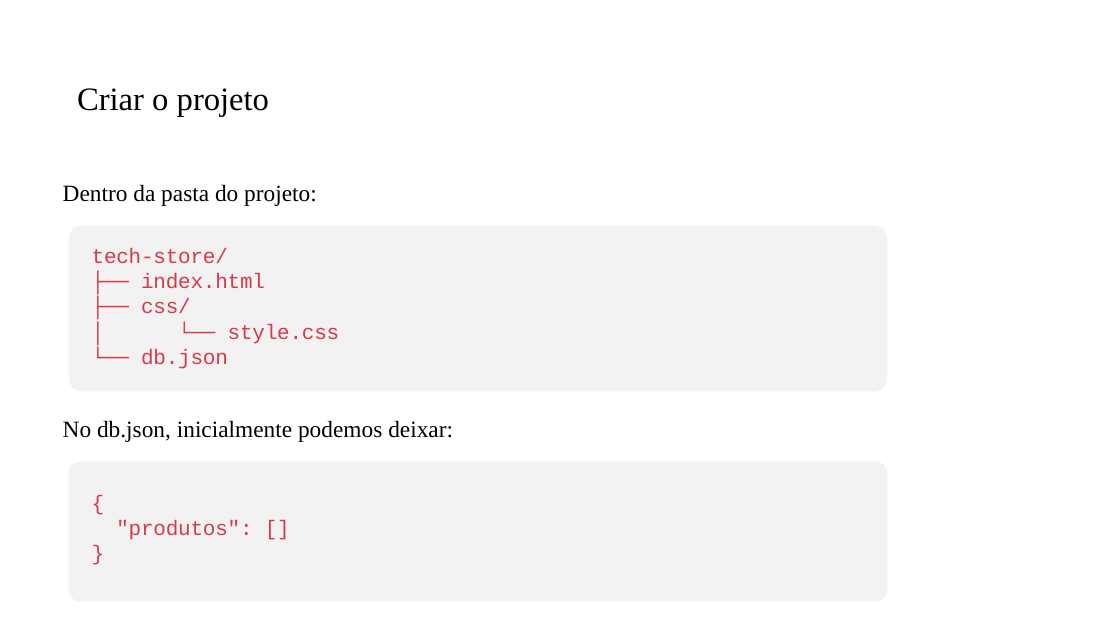
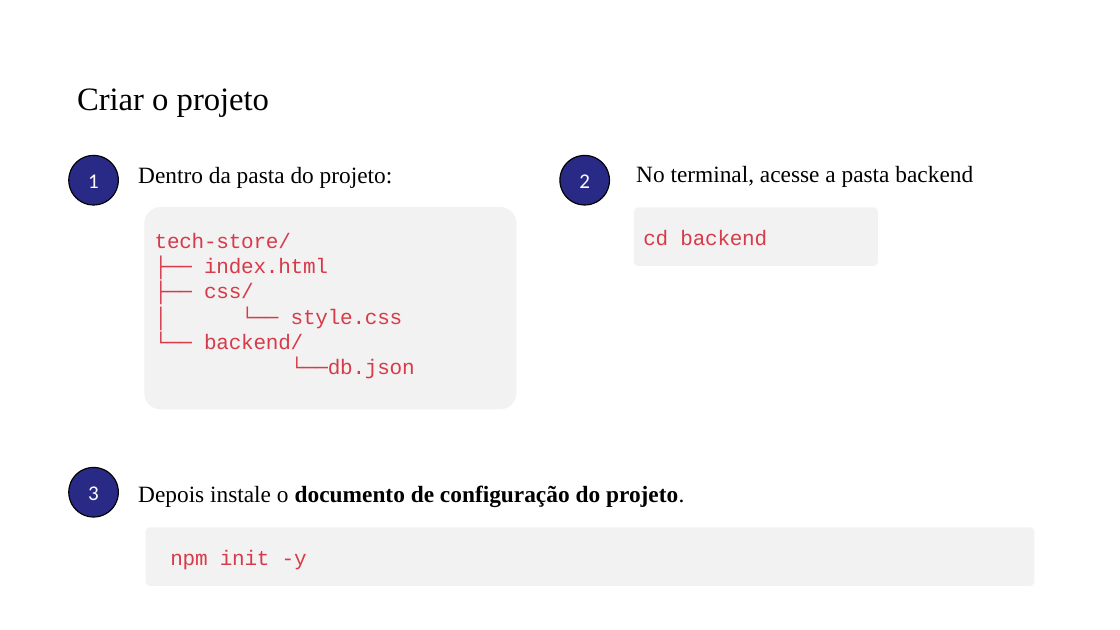
Before and after one commit to PedroMiho/UMC, a slide deck: slide 10 of SI/Programação para Internet/Módulo 2 - JavaScript/Aula03 - Implementado o CRUD/Implementando CRUD.pptx. Drawn at 1120x630 pixels with LibreOffice and Linux fonts; fonts in the diff are those of the drawing; background and template pictures are left out. Boxes give left, top, right and bottom in pixels: in the first picture for what was removed or moved away, otherwise in the second. Text is boxed around its words. In the diff, an @@ line names an element or a change of style, - is before the commit and + after.

```diff
--- a/SI/Programação para Internet/Módulo 2 - JavaScript/Aula03 - Implementado o CRUD/Implementando CRUD.pptx
+++ b/SI/Programação para Internet/Módulo 2 - JavaScript/Aula03 - Implementado o CRUD/Implementando CRUD.pptx
@@ ellipse added at [69,155,118,205], fill #292A86, outline #000000 1 pt, 18 pt, text #FFFFFF @@
+1
@@ text "Dentro da pasta do projeto:": place and size @@
-text "Dentro da pasta do projeto:" at [63,184,317,206]
+text "Dentro da pasta do projeto:" at [138,166,393,188]
@@ ellipse added at [560,155,610,205], fill #292A86, outline #000000 1 pt, 18 pt, text #FFFFFF @@
+2
@@ text added at [636,165,973,187], 20 pt, text #000000 @@
+No terminal, acesse a pasta backend
@@ rounded rectangle: place and size @@
-rounded rectangle at [69,226,887,392]
+rounded rectangle at [145,207,517,409]
@@ rounded rectangle added at [634,208,879,266], fill #F2F2F2 @@
@@ text "tech-store/": place and size @@
-text "tech-store/" at [92,248,340,369]
+text "tech-store/" at [155,233,415,379]
@@ text added at [643,230,767,246], 18 pt, text #D73A49 @@
+cd backend
@@ text at [204,334,415,379]: text changed @@
-└── db.json
+└── backend/
+└──db.json
@@ text removed at [63,420,453,442] @@
-No db.json, inicialmente podemos deixar:
@@ ellipse added at [69,467,118,517], fill #292A86, outline #000000 1 pt, 18 pt, text #FFFFFF @@
+3
@@ text added at [138,485,684,507], 20 pt, text #000000, bold @@
+Depois instale o documento de configuração do projeto.
@@ text removed at [116,520,252,540] @@
-{
-"produtos": []
-}
@@ rounded rectangle: place and size @@
-rounded rectangle at [69,462,887,602]
+rounded rectangle at [145,528,1034,586]
@@ text added at [170,550,307,570], 18 pt, text #D73A49 @@
+npm init -y
```
Also in this commit, not shown: 5 slides added, 3 slides removed, 1 other file.
